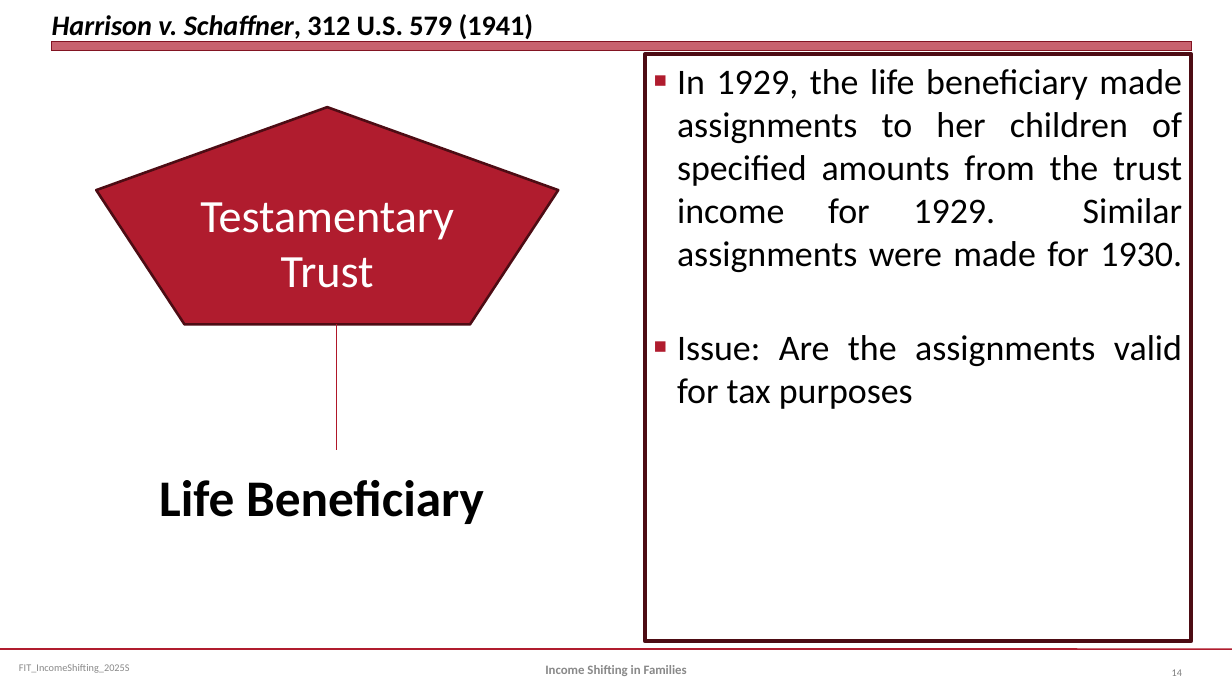
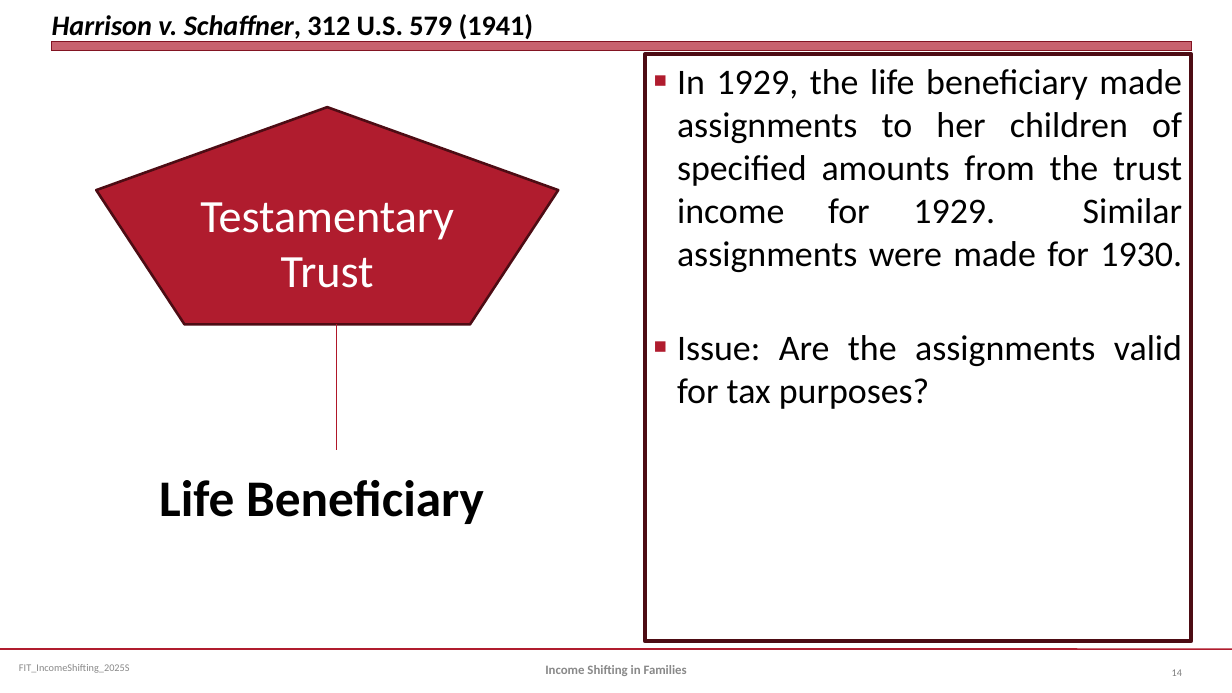
Before and after one commit to jmc877/Fed-Income-Tax, a slide deck: slide 14 of slides/FIT_IncomeShifting_2025S.pptx. Drawn at 1232x693 pixels with LibreOffice and Linux fonts; fonts in the diff are those of the drawing. Boxes give left, top, right and bottom in pixels: in the first picture for what was removed or moved away, otherwise in the second. Text is boxed around its words. In the diff, an @@ line names an element or a change of style, - is before the commit and + after.

```diff
--- a/slides/FIT_IncomeShifting_2025S.pptx
+++ b/slides/FIT_IncomeShifting_2025S.pptx
@@ text in rectangle at (677,335,1182,409): text changed @@
-■ Issue: Are the assignments valid for tax purposes
+■ Issue: Are the assignments valid for tax purposes?
```
Also in this commit, not shown: 4 other slides changed, 3 other files.
